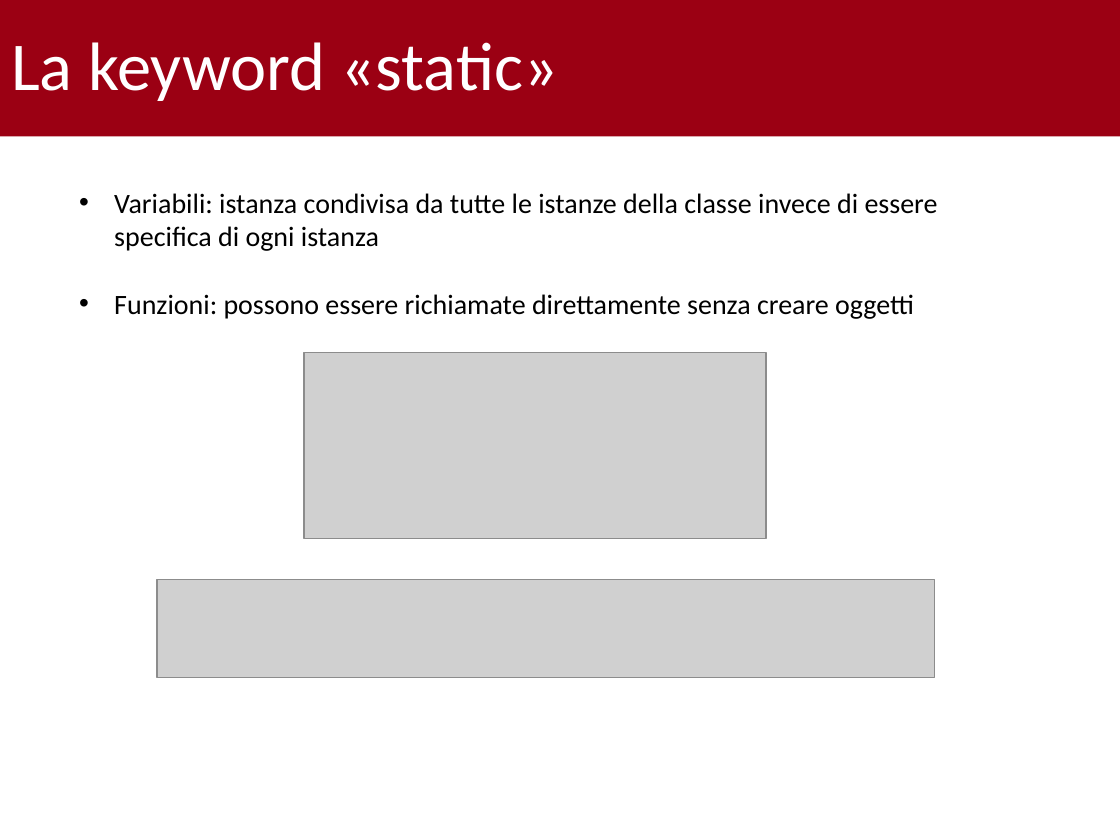
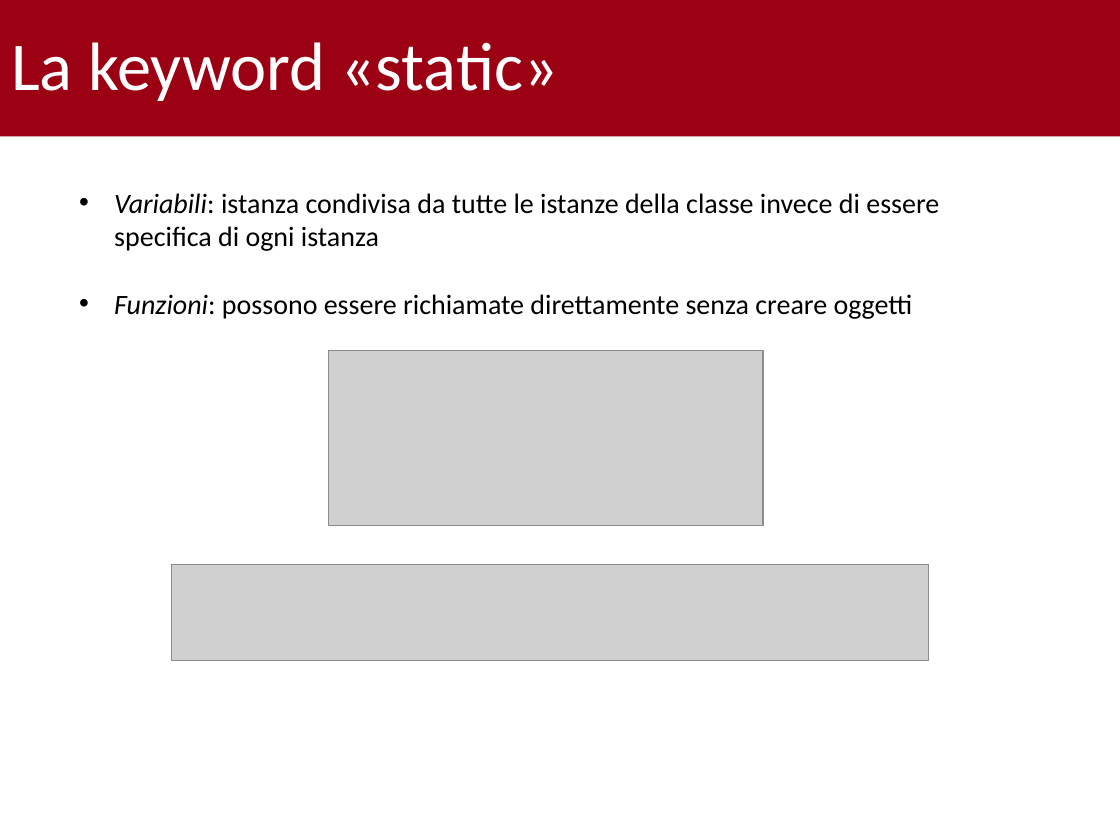
Before and after one commit to gabrielrovesti/Teaching-And-Tutoring, a slide deck: slide 20 of UniPD/P2 - Semestre 1/25-10/Tutorato 1.pptx (slide 18 before the commit). Drawn at 1120x840 pixels with LibreOffice and Linux fonts; fonts in the diff are those of the drawing; grey boxes stand for pictures; background and template pictures are left out. Boxes give left, top, right and bottom in pixels: in the first picture for what was removed or moved away, otherwise in the second. Text is boxed around its words. In the diff, an @@ line names an element or a change of style, - is before the commit and + after.

```diff
--- a/UniPD/P2 - Semestre 1/25-10/Tutorato 1.pptx
+++ b/UniPD/P2 - Semestre 1/25-10/Tutorato 1.pptx
@@ text "Variabili: istanza condivisa da tutte ..." at <box>114,193,939,319</box>: italic on in "Variabili:", "Funzioni:" @@
@@ picture: place and size @@
-picture at <box>304,353,766,539</box>
+picture at <box>329,351,764,525</box>
@@ picture: place and size @@
-picture at <box>157,579,935,676</box>
+picture at <box>171,564,928,660</box>
```
Also in this commit, not shown: 16 other slides changed, 6 slides added, 19 other files.
